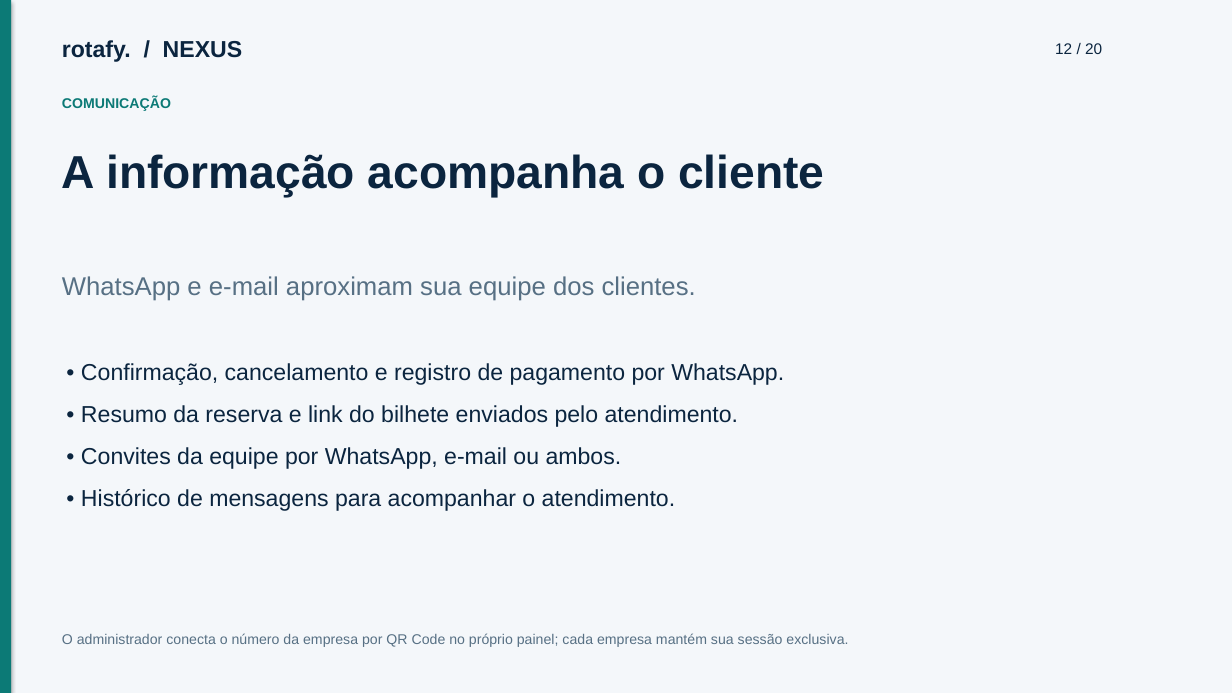
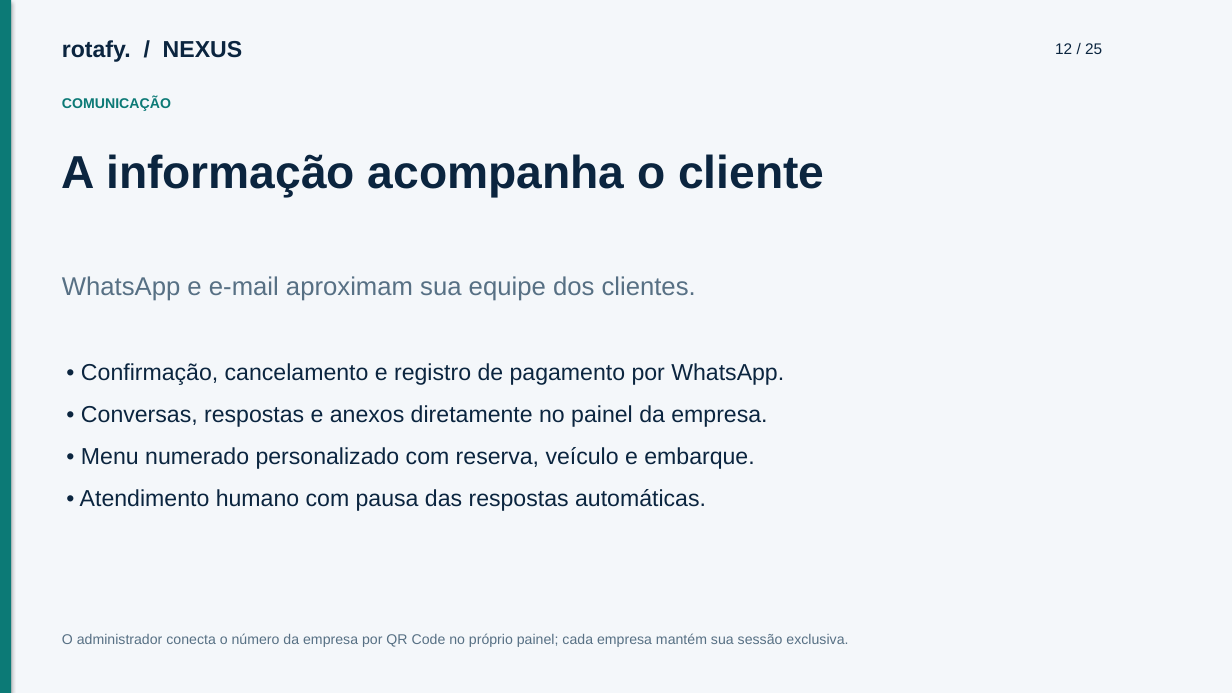
Before and after one commit to cfartes/rotafy, a slide deck: slide 12 of frontend/public/documentacao/apresentacao.pptx. Drawn at 1232x693 pixels with LibreOffice and Linux fonts; fonts in the diff are those of the drawing. Boxes give left, top, right and bottom in pixels: in the first picture for what was removed or moved away, otherwise in the second. Text is boxed around its words. In the diff, an @@ line names an element or a change of style, - is before the commit and + after.

```diff
--- a/frontend/public/documentacao/apresentacao.pptx
+++ b/frontend/public/documentacao/apresentacao.pptx
@@ text at [1055, 43, 1102, 54]: text changed @@
-12 / 20
+12 / 25
@@ text at [80, 405, 767, 511]: text changed @@
-• Resumo da reserva e link do bilhete enviados pelo atendimento.
-• Convites da equipe por WhatsApp, e-mail ou ambos.
-• Histórico de mensagens para acompanhar o atendimento.
+• Conversas, respostas e anexos diretamente no painel da empresa.
+• Menu numerado personalizado com reserva, veículo e embarque.
+• Atendimento humano com pausa das respostas automáticas.
```
Also in this commit, not shown: 19 other slides changed, 5 slides added, 21 other files.
